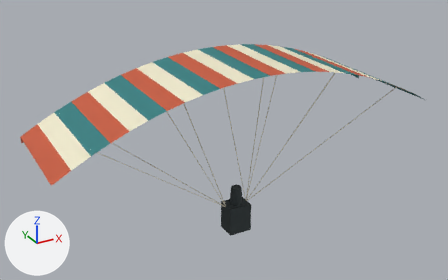
An edit to the glTF model shared/geometry/flight/parafoil.glb, drawn before and after from the same camera.
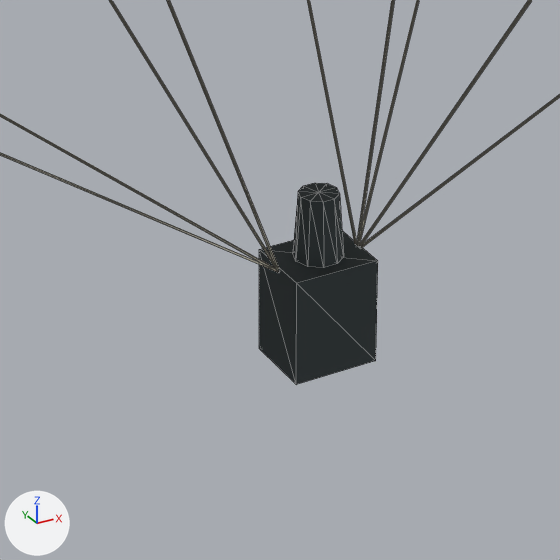
Old and new are each drawn whole from a camera (50 mm lens) standing at (-8.38, -14.47, 9.99) and looking at (-0.31, 0.21, 2.64) and again close up on the part from 35% to 66% of the width and 49% to 100% of the height. Arrows for +X, +Y and +Z are at lower left; the lights stay in place. The first two pictures are the older version. The close-ups show mesh edges as thin lines. Vertices at exactly the same position are counted once.

The first close-up shows 'parafoil'.
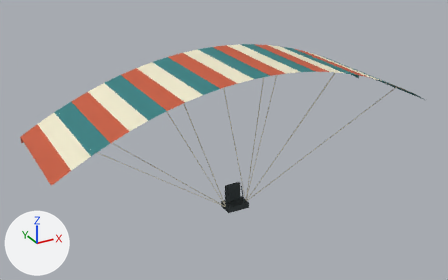
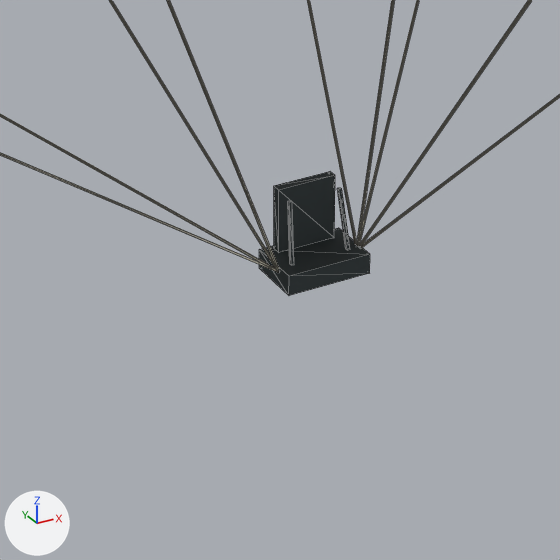
Boxes [x1, y1, x2, y2] around the edits, measured in the close-ups (560 x 560 px; the box of a moved part takes in the faces that stretch with it):
'parafoil', reshaped
    before: [0, 0, 560, 385]
    after: [0, 0, 560, 296]
part 1 of me_parafoil, moved or reshaped
    before: [259, 183, 378, 385]
    after: [259, 171, 370, 296]

The change, as a diff of the scene's bpy script:
```diff
--- a/shared/geometry/flight/parafoil.glb.py
+++ b/shared/geometry/flight/parafoil.glb.py
@@ me_parafoil @@
 # used by ob_parafoil; location = (0.0, 0.0, 0.0)
-me_parafoil.from_pydata(...)  # 188 vertices, 268 faces; spans x -5.8..5.8, y -1.7..1.5, z -0.35..5.1
+me_parafoil.from_pydata(...)  # 190 vertices, 264 faces; spans x -5.8..5.8, y -1.7..1.5, z 0.38..5.1
+# me_parafoil part 1
+# 13 vertices are removed from x -0.2..0.16, y -0.19..0.19, z 0.55..1.1
+# 39 faces are deleted
+# 15 vertices move from x -0.36..0.36, y -0.3..0.3, z -0.35..1.1 to x -0.36..0.36, y -0.18..0.3, z 0.38..1.1
+# 15 vertices are added at x -0.26..0.26, y -0.04..0.26, z 0.55..1.1
+# 35 new faces join them, mat_harness (dark grey #343d3f)
 me_parafoil.materials.append(mat_canopy_coral)
```
